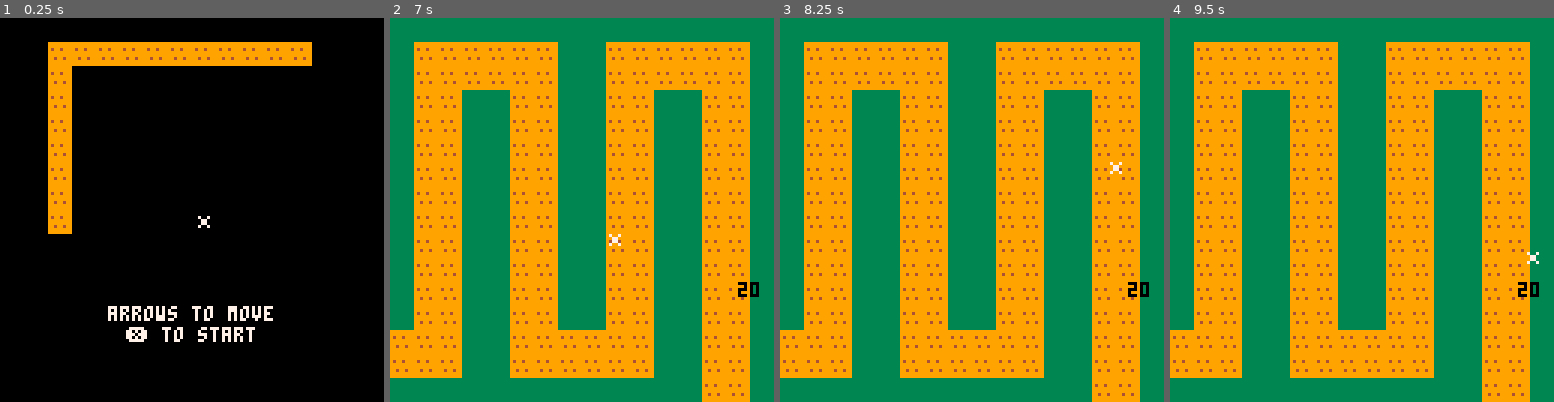
Above: before the commit, frames 1-4 (left to right).
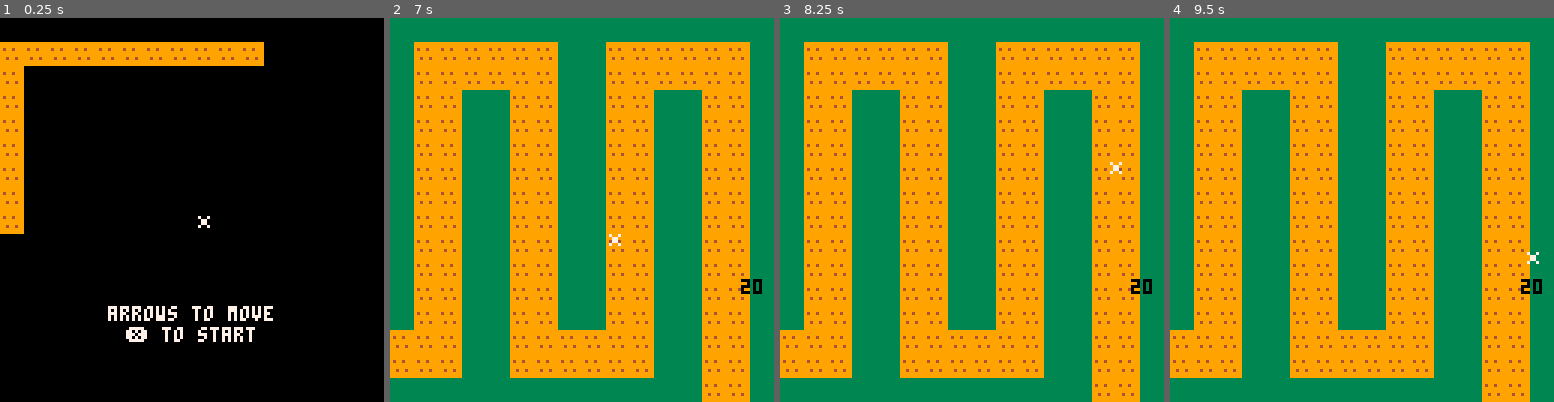
Above: after the commit, the same moments.

Repository: jwarmouth/dice-tower
Game: PICO-8 cartridge path.p8
Two runs of this game, one before a commit and one after it. Both use one fixed random seed, a clock stepped at 60 frames per second and the inputs below.
Inputs:
- Up to frame 1 (0.25 s): no input
- Up to frame 2 (7 s): tap X (X key) at 0.33, 1.07, 1.85, 2.97, 4.08, 5.2, 6.32 s; hold Right 1.6-2.1 s; hold Up 2.15-2.42 s; hold Right 2.47-3.03 s; hold Left 3.08-3.58 s; hold Down 3.63-3.97 s; hold Right 4.02-4.68 s; hold Up 4.73-5.03 s; hold Left 5.08-5.68 s; hold Down 5.73-6.03 s; hold Right 6.08-6.58 s; hold Right from 6.63 s (still down)
- Up to frame 3 (8.25 s): release Right at 7.13 s; hold Up 7.18-7.45 s; tap X (X key) at 7.43 s; hold Right 7.5-8.07 s; hold Left from 8.12 s (still down)
- Up to frame 4 (9.5 s): tap X (X key) at 8.55 s; release Left at 8.62 s; hold Down 8.67-9 s; hold Right from 9.05 s (still down)

The runs differ from the first frame. In frame 1, 7.0% of the frame differs, in the area x 0-82%, y 6-57%; in frame 2, 0.2%; in frame 3, 0.2%; in frame 4, 0.2%.

Commit message:
Restart & D20 fixed

Diff:
--- a/path.p8
+++ b/path.p8
@@ -140,7 +140,7 @@
 end
 -->8
 function init_menu()
-	menux = 256
+	menux = 272
 end
 
 function set_mode(m)
@@ -169,6 +169,9 @@
 	end
 
 	if btnp(❎) then
+	 if mode == 2 then
+	 	restart()
+	 end
 	 set_mode(1)
 	end
 end
@@ -236,7 +239,11 @@
 end
 
 function draw_d20()
-	print (d20,244,88,0)
+	dx = 245
+	if d20 < 10 then
+		dx = 247
+	end
+	print (d20,dx,87,0)
 end
 
 
Not shown, changed: .DS_Store
